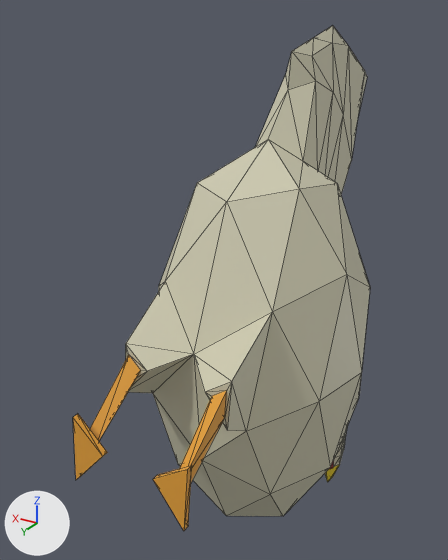
Renders of the glTF model models/chicken.glb from each side of a commit.
Camera for both pictures: a camera (50 mm lens) standing at (-0.645, 0.718, 0.792) and looking at (0.167, -0.635, 0.115). The axes (+X, +Y, +Z) are drawn at lower left. The lights are the same throughout. Mesh edges are drawn as thin lines. Where no turn or scale is listed for an object, it has been applied to the vertices. Vertices at the same position are counted once.

Names of what the first picture shows: 'Chicken'.
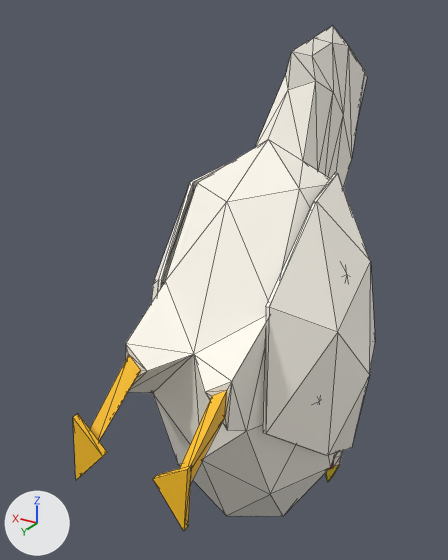
Where the newer file only moved an object's origin or applied its transform, the numbers keep the older frame.

Edits to the bpy script that builds the scene:
```text
Change mat_chickenfeathers:
    mat_chickenfeathers.base_color: (0.621, 0.597, 0.44) -> (1.0, 0.956, 0.863)  # light grey #cfcbb1 -> white #fffaef
Change me_icosphere_002:
    used by ob_chicken; location = (0.0, 0.0, 0.0)
    remove me_icosphere_002.from_pydata(...)  # 213 vertices, 422 faces; spans x -0.27..0.27, y -1.29..0.0, z -0.89..0.76
    add me_icosphere_002.from_pydata(...)  # 261 vertices, 510 faces; spans x -0.29..0.29, y -1.29..0.0, z -0.89..0.76
    me_icosphere_002 part 1: a new loose piece of 24 vertices spanning x 0.13..0.29, y -0.77..-0.26, z -0.26..0.45, in mat_chickenfeathers (white #fffaef)
    me_icosphere_002 part 2: a new loose piece of 24 vertices spanning x -0.29..-0.13, y -0.77..-0.26, z -0.26..0.45, in mat_chickenfeathers (white #fffaef)
```

Changed parts and their boxes [x1, y1, x2, y2] in the pictures (448 x 560 px):
'Chicken', recoloured, reshaped (grey to white)
    before: [73, 26, 370, 530]
    after: [73, 26, 375, 530]
part 1 of me_icosphere_002, added
    after: [152, 161, 232, 301]
part 2 of me_icosphere_002, added
    after: [263, 173, 375, 456]
